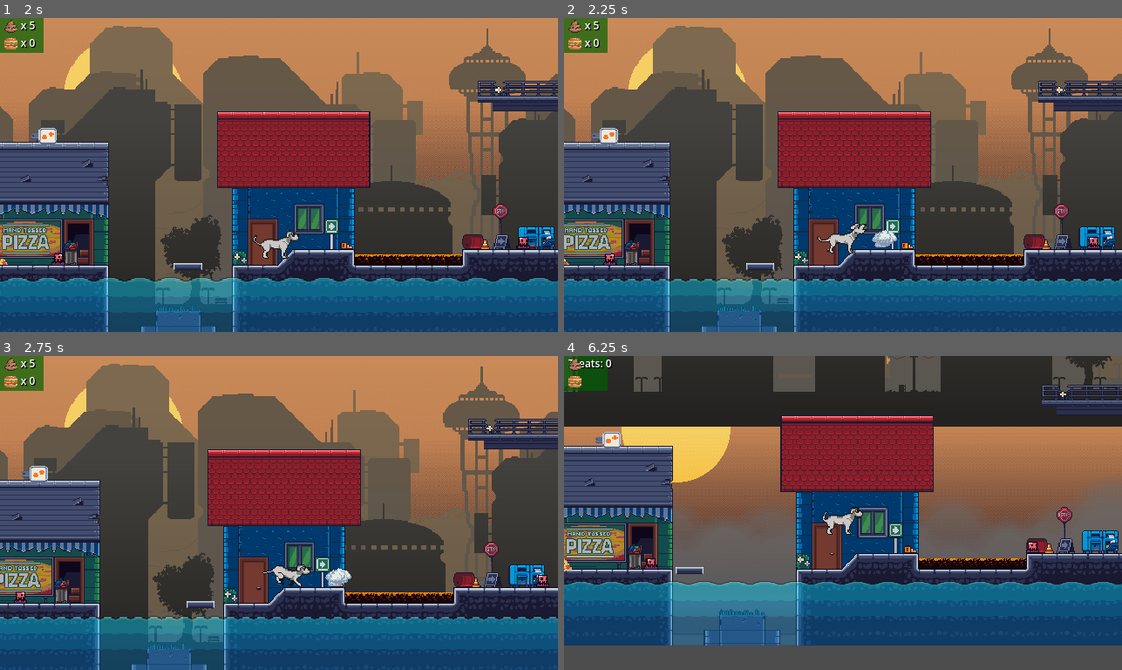
Above: before the commit, frames 1-4 (two rows, left to right).
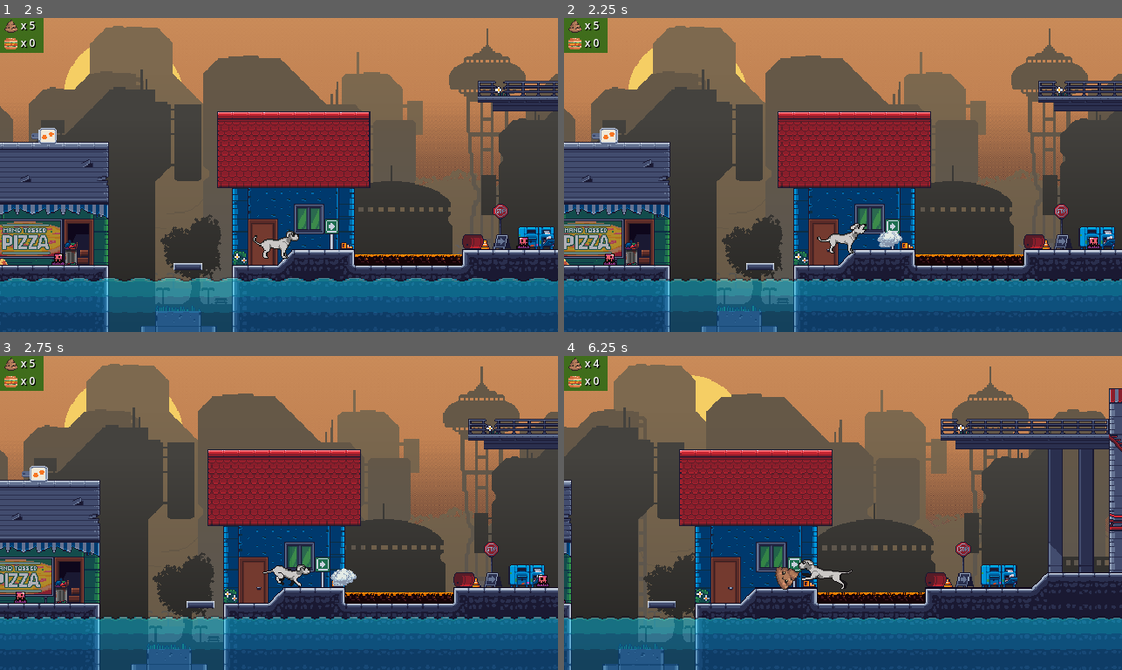
Above: after the commit, the same moments.

Repository: LukasRoeding/walk-your-human
Game: Godot game, scene res://scenes/main_menu.tscn
Two runs of this game, one before a commit and one after it. Both use one fixed random seed, a clock stepped at 60 frames per second and the inputs below.
Inputs (mouse positions are in pixels of both pictures, inside the frame that each line leads up to):
- Up to frame 1 (2 s): click "Spielen" at 0.5 s; click "OK" at 1.25 s
- Up to frame 2 (2.25 s): tap Enter at 2 s; move the mouse to (965, 159) at 2.02 s; hold D (move_right) from 2.03 s (still down); tap 1 (bark) at 2.1 s; click (965, 159) at 2.17 s
- Up to frame 3 (2.75 s): keep holding D (move_right); tap Space (jump) at 2.27, 2.3, 2.57 s
- Up to frame 4 (6.25 s): move the mouse to (731, 528) at 2.77 s; tap Space (jump) at 2.85, 3.02, 3.32, 3.8, 4.52, 4.82, 5.27, 5.3, 5.57, 6.02 s; tap 1 (bark) at 3.05, 3.6, 4.55, 5.85 s; move the mouse to (898, 443) at 3.52 s; release D (move_right) at 3.53 s; hold A (move_left) 3.53-4.28 s; move the mouse to (815, 575) at 4.27 s; hold D (move_right) 4.28-5.78 s; tap 2 (shit) at 4.35 s; click (815, 575) at 4.42 s; move the mouse to (1010, 560) at 5.02 s; tap 3 (sleep) at 5.1 s; move the mouse to (675, 465) at 5.77 s; hold A (move_left) from 5.78 s (still down)

Frame 1 is identical in both runs. In frame 2, 0.2% of the frame differs, in the area x 55-61%, y 67-74%; in frame 3, 0.2%; in frame 4, 91%, in the area x 0-100%, y 0-100%.

Commit message:
adding coyote time (small delay when you can still jump after going of a cliff) for better jumping feeling

Diff:
--- a/scripts/player.gd
+++ b/scripts/player.gd
@@ -3,6 +3,9 @@
 
 const SPEED = 160.0
 const JUMP_VELOCITY = -320.0
+const COYOTE_TIME = 0.12  # in seconds
+
+var coyote_time_remaining = 0.0
 
 var level_stopped = false
 
@@ -25,6 +28,10 @@
 const BARK_SCENE = preload("res://scenes/bark.tscn")
 
 func _physics_process(delta: float) -> void:
+	if is_on_floor():
+		coyote_time_remaining = COYOTE_TIME
+	else:
+		coyote_time_remaining -= delta
 	if(level_stopped):
 		if(sleep_timer.is_stopped()):
 			sleep_timer.start()
@@ -36,7 +43,7 @@
 		velocity += get_gravity() * delta
 
 	# Handle jump.
-	if Input.is_action_just_pressed("jump") and is_on_floor() and timers_stopped():
+	if Input.is_action_just_pressed("jump") and coyote_time_remaining > 0.0 and timers_stopped():
 		velocity.y = JUMP_VELOCITY
 
 		jump.play()
@@ -50,7 +57,7 @@
 		if animated_sprite_2d.flip_h:
 			direction = 1
 		fired_bark.dir = direction
-		fired_bark.pos = global_position - Vector2(35 * direction, 7)
+		fired_bark.pos = global_position - Vector2(40 * direction, 7)
 		fired_bark.rota = direction
 		get_parent().add_child(fired_bark)
 
